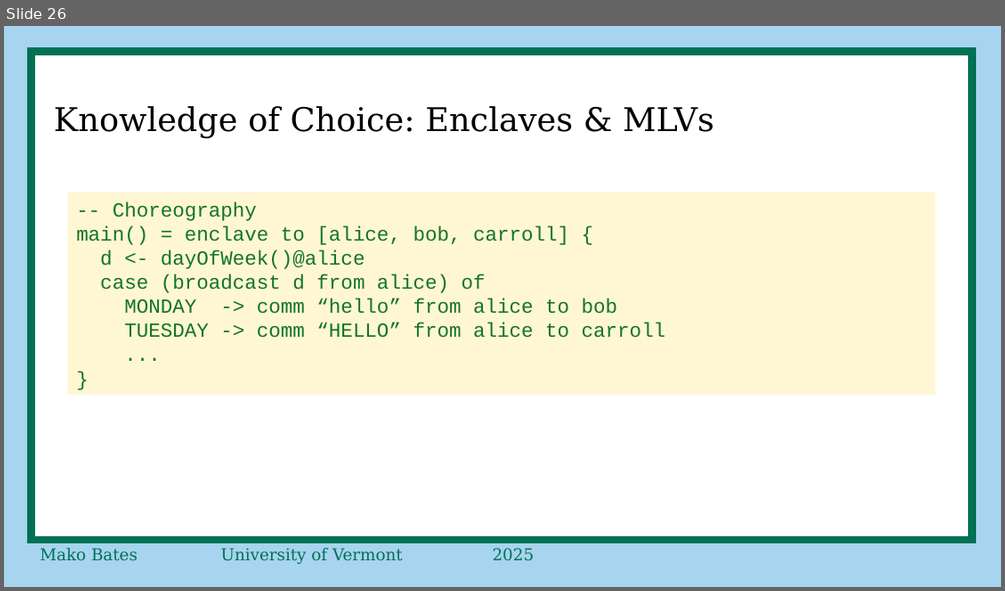
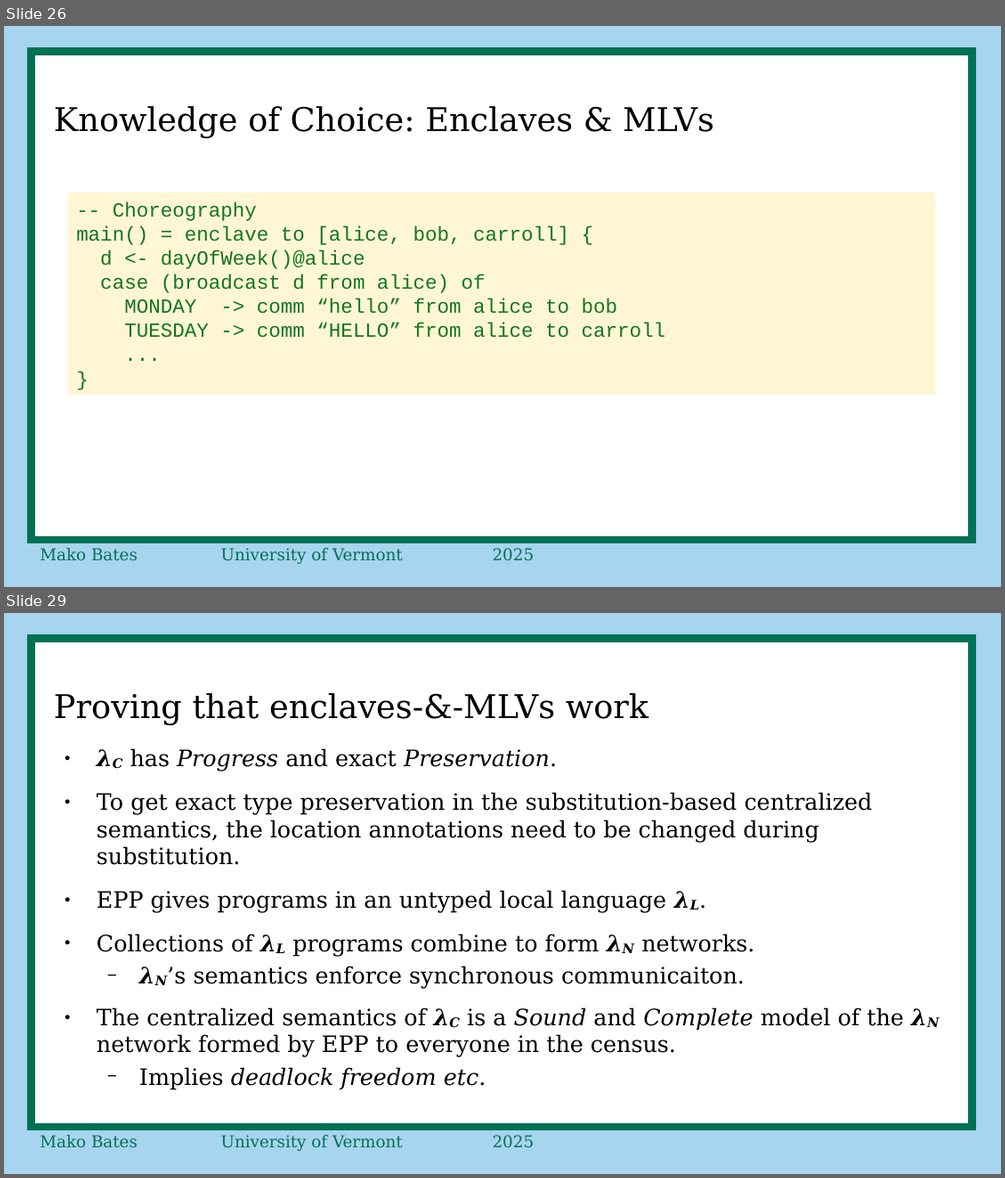
Before and after one commit to ShapeOfMatter/thesis_CP_UVM, a slide deck: proposal defense.odp. Shown one above the other, each under a label of ours: slide 26 before the commit, slides 26 and 29 after it; the slides between them are not shown. The pictures are 1005x591 and 1005x1178 pixels, drawn with LibreOffice and Linux fonts; fonts in the diff are those of the drawing. Boxes give left, top, right and bottom in pixels: in the first picture for what was removed or moved away, otherwise in the second. Text is boxed around its words. In the diff, an @@ line names an element or a change of style, - is before the commit and + after.

```diff
--- a/proposal defense.odp
+++ b/proposal defense.odp
@@ slide 29 added at bbox=[4, 613, 1001, 1174], background #A7D4EE; not listed: 2 template elements that a slide beside it also shows @@
@@ title added at bbox=[54, 693, 648, 725], 26 pt, text #000000 @@
+Proving that enclaves-&-MLVs work
@@ text added at bbox=[97, 748, 904, 1090], 18 pt, text #000000 @@
+● 𝝀𝑪 has Progress and exact Preservation.
+● To get exact type preservation in the substitution-based centralized semantics, the location annotations need to be changed during substitution.
+● EPP gives programs in an untyped local language 𝝀𝑳.
+● Collections of 𝝀𝑳 programs combine to form 𝝀𝑵 networks.
+  − 𝝀𝑵’s semantics enforce synchronous communicaiton.
+● The centralized semantics of 𝝀𝑪 is a Sound and Complete model of the 𝝀𝑵 network formed by EPP to everyone in the census.
+  − Implies deadlock freedom etc.
```
Also in this commit, not shown: 1 slide changed, 21 other slides added, 28 slides removed.
